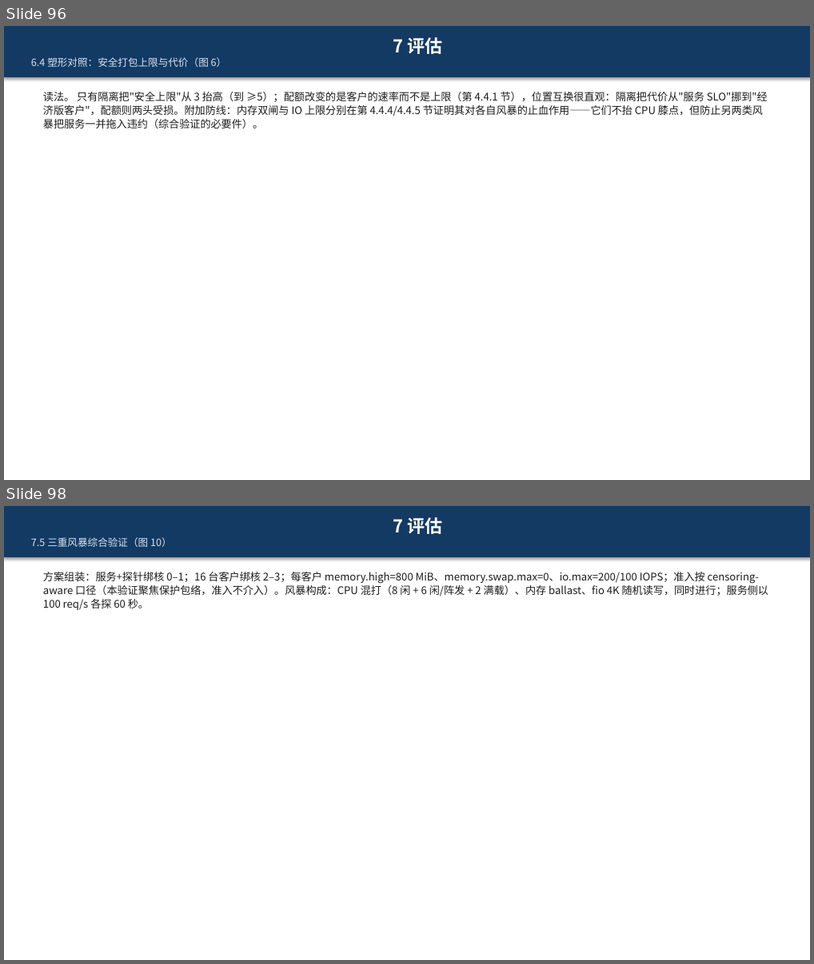
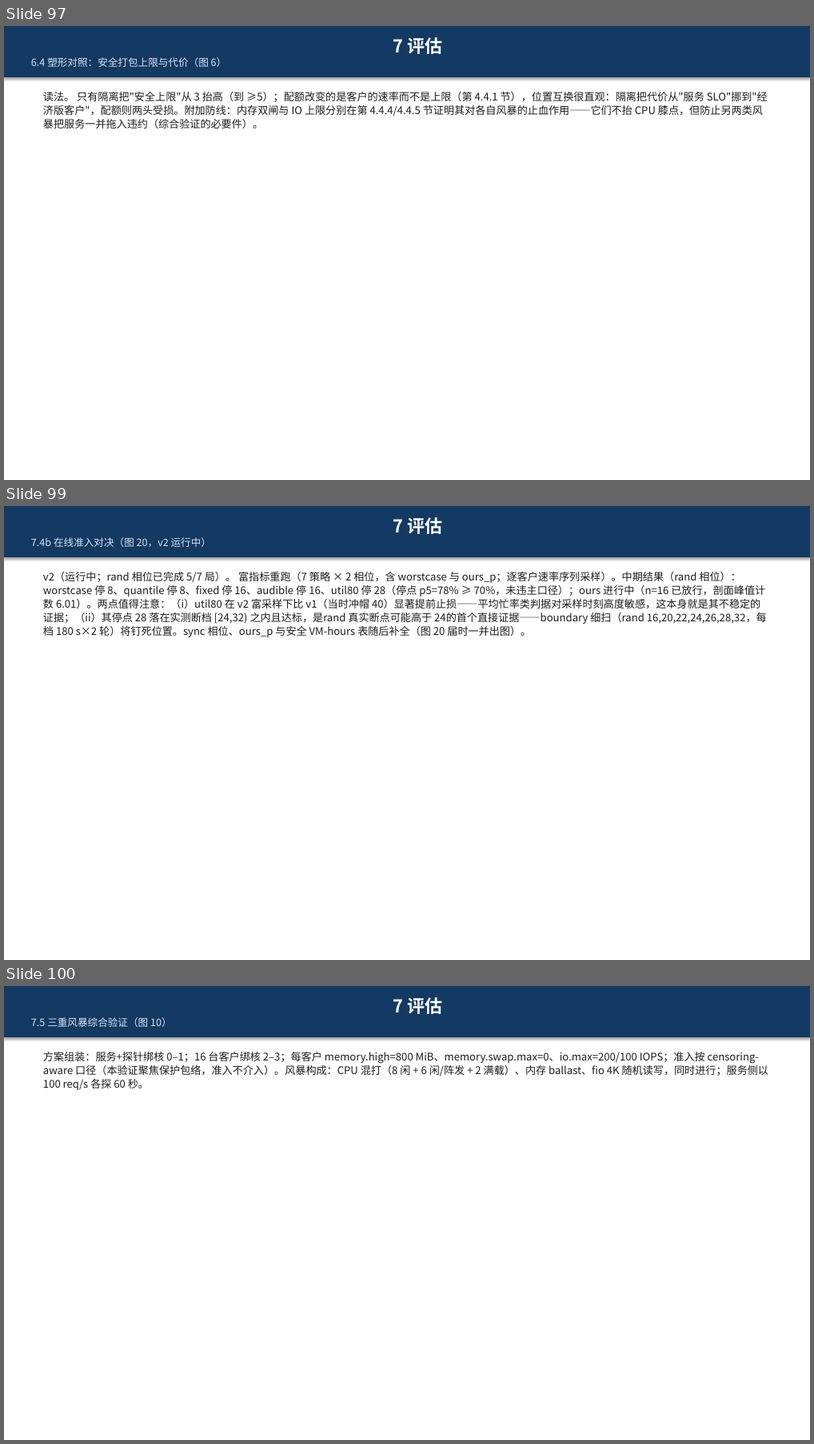
Before and after one commit to 3257085208/Paper, a slide deck: paper.pptx. Shown one above the other, each under a label of ours: slides 96 and 98 before the commit, slides 97, 99 and 100 after it; the slides between them are not shown. The pictures are 814x964 and 814x1444 pixels, drawn with LibreOffice and Linux fonts; fonts in the diff are those of the drawing. Boxes give left, top, right and bottom in pixels: in the first picture for what was removed or moved away, otherwise in the second. Text is boxed around its words. In the diff, an @@ line names an element or a change of style, - is before the commit and + after.

```diff
--- a/paper.pptx
+++ b/paper.pptx
@@ slide 99 added at [4, 506, 810, 960], background #FFFFFF @@
@@ rectangle added at [4, 506, 810, 960], fill #FFFFFF @@
@@ rectangle added at [4, 506, 810, 557], fill #123A63, 12 pt, text #D8E2F0 @@
+7 评估
+7.4b 在线准入对决（图 20，v2 运行中）
@@ text added at [43, 572, 767, 637], 12.5 pt, text #1C1C1E @@
+v2（运行中；rand 相位已完成 5/7 局）。 富指标重跑（7 策略 × 2 相位，含 worstcase 与 ours_p；逐客户速率序列采样）。中期结果（rand 相位）：worstcase 停 8、quantile 停 8、fixed 停 16、audible 停 16、util80 停 28（停点 p5=78% ≥ 70%，未违主口径）；ours 进行中（n=16 已放行，剖面峰值计数 6.01）。两点值得注意：（i）util80 在 v2 富采样下比 v1（当时冲帽 40）显著提前止损——平均忙率类判据对采样时刻高度敏感，这本身就是其不稳定的证据；（ii）其停点 28 落在实测断档 [24,32) 之内且达标，是rand 真实断点可能高于 24的首个直接证据——boundary 细扫（rand 16,20,22,24,26,28,32，每档 180 s×2 轮）将钉死位置。sync 相位、ours_p 与安全 VM-hours 表随后补全（图 20 届时一并出图）。
@@ what was slide 96 is now slide 97 @@
@@ what was slide 98 is now slide 100 @@
```
Also in this commit, not shown: 4 slides changed, 3 other slides added.
